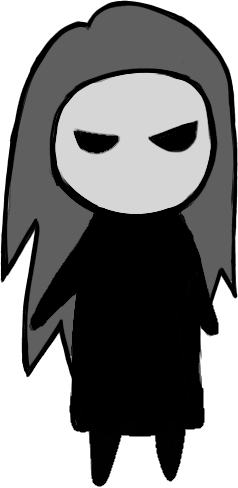
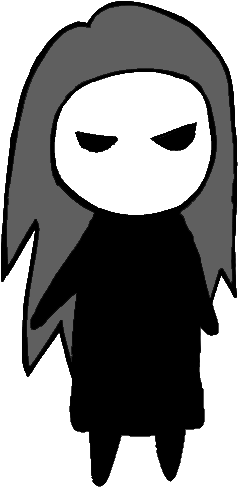
The second 238x488 image is a revision of the first. Changes to its layers:
painted on "Ebene 1" over [0, 0, 238, 487]